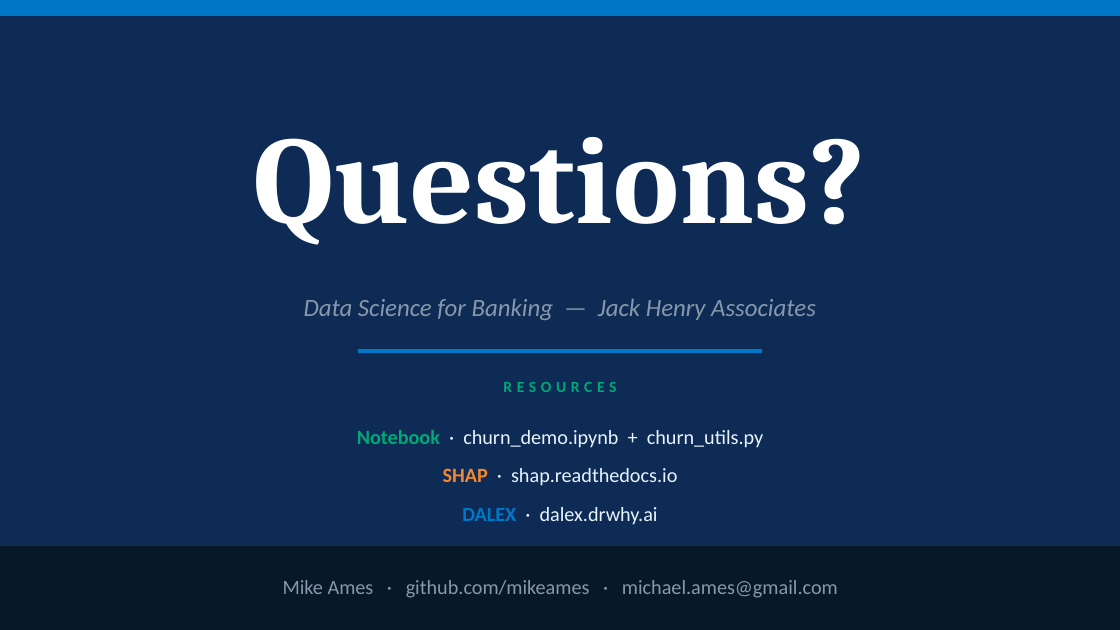
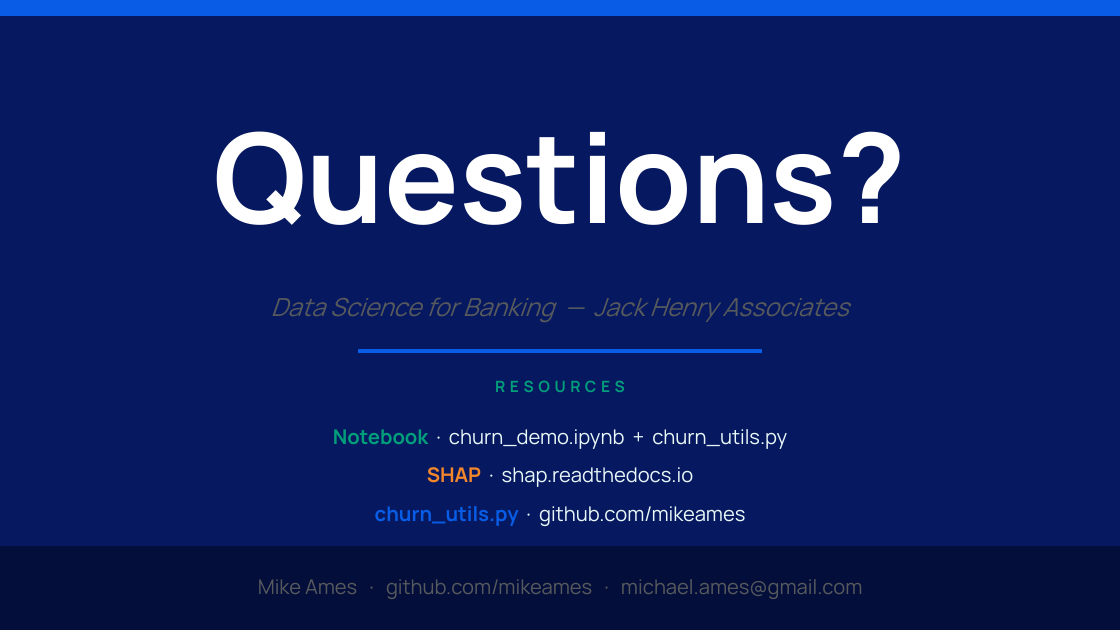
Before and after one commit to MonkeyWrenchGang/jhai_presentations, a slide deck: slide 50 of 14apr2026/data_science_for_banking_jh.pptx (slide 40 before the commit). Drawn at 1120x630 pixels with LibreOffice and Linux fonts; fonts in the diff are those of the drawing. Boxes give left, top, right and bottom in pixels: in the first picture for what was removed or moved away, otherwise in the second. Text is boxed around its words. In the diff, an @@ line names an element or a change of style, - is before the commit and + after.

```diff
--- a/14apr2026/data_science_for_banking_jh.pptx
+++ b/14apr2026/data_science_for_banking_jh.pptx
@@ background #0D2B55 to #06185F @@
@@ rectangle at bbox=[0, 0, 1120, 16]: fill #0078C8 to #085CE5; outline #0078C8 1 pt to #085CE5 1 pt @@
@@ text "Questions?" at bbox=[213, 131, 906, 225]: font Cambria to Manrope @@
@@ text "Data Science for Banking — ..." at bbox=[271, 298, 848, 322]: font Calibri to Manrope, text colour #8898AA to #575A5D @@
@@ rectangle at bbox=[358, 349, 762, 353]: fill #0078C8 to #085CE5; outline #0078C8 1 pt to #085CE5 1 pt @@
@@ text "RESOURCES" at bbox=[495, 380, 625, 392]: font Calibri to Manrope, text colour #00A878 to #009E7A @@
@@ text "Notebook · churn_demo.ipynb + churn_utils.py" at bbox=[333, 429, 787, 449]: font Calibri to Manrope; text colour #00A878 to #009E7A in "Notebook"; text colour #E8F3FC to #E8F7F7 in "· churn_demo.ipynb + churn_utils.py" @@
@@ text "SHAP · shap.readthedocs.io" at bbox=[427, 467, 694, 487]: font Calibri to Manrope; text colour #E8F3FC to #E8F7F7 in "· shap.readthedocs.io" @@
@@ text at bbox=[375, 506, 745, 526]: text changed; font Calibri to Manrope; text colour #E8F3FC to #E8F7F7 @@
-DALEX · dalex.drwhy.ai
+churn_utils.py · github.com/mikeames
@@ rectangle at bbox=[0, 547, 1120, 629]: fill #071828 to #040E3A; outline #071828 1 pt to #040E3A 1 pt @@
@@ text "Mike Ames · github.com/mikeames · ..." at bbox=[258, 579, 862, 599]: font Calibri to Manrope, text colour #8898AA to #575A5D @@
```
Also in this commit, not shown: 40 other slides changed, 12 slides added, 2 slides removed, 4 other files.
